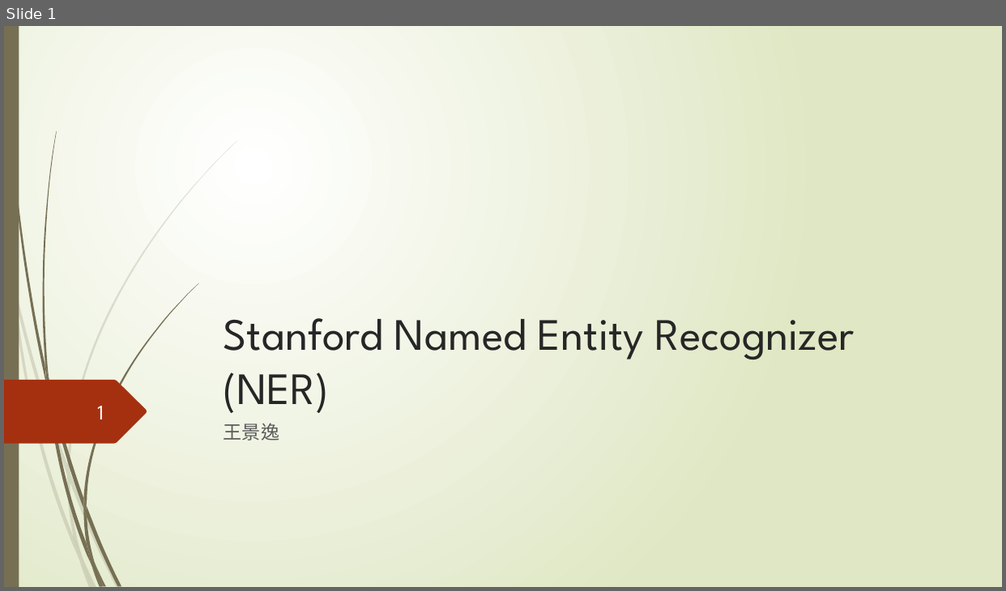
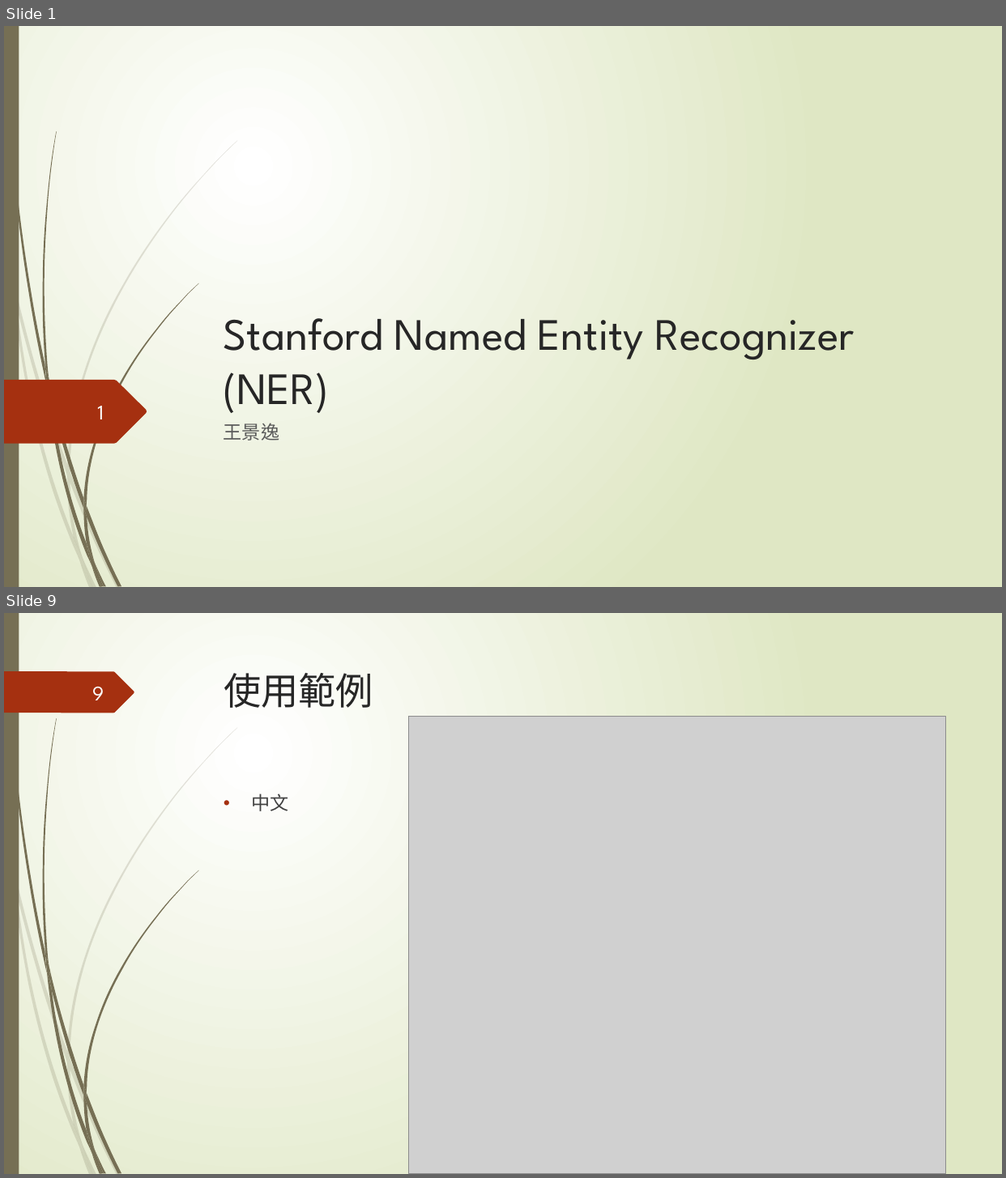
Before and after one commit to kather0912888/PPT, a slide deck: stanford ner.pptx. Shown one above the other, each under a label of ours: slide 1 before the commit, slides 1 and 9 after it; the slides between them are not shown. The pictures are 1006x591 and 1006x1178 pixels, drawn with LibreOffice and Linux fonts; fonts in the diff are those of the drawing; grey boxes stand for pictures. Boxes give left, top, right and bottom in pixels: in the first picture for what was removed or moved away, otherwise in the second. Text is boxed around its words. In the diff, an @@ line names an element or a change of style, - is before the commit and + after.

Commit message:
未包含程式化跟中文執行結果

```diff
--- a/stanford ner.pptx
+++ b/stanford ner.pptx
@@ slide 9 added at (x1=4, y1=613, x2=1002, y2=1174), background gradient #FFFFFF to #DFE8C4; not listed: 23 template elements that a slide beside it also shows @@
@@ freeform shape added at (x1=4, y1=671, x2=134, y2=713), fill #A53010 @@
@@ title added at (x1=224, y1=673, x2=373, y2=708), 36 pt, text #262626 @@
+使用範例
@@ page number added at (x1=92, y1=687, x2=104, y2=700), 20 pt, text #FEFFFF @@
+9
@@ picture added at (x1=408, y1=717, x2=946, y2=1174) @@
@@ text added at (x1=252, y1=794, x2=289, y2=811), 18 pt, text #404040 @@
+• 中文
```
Also in this commit, not shown: 5 slides changed, 8 other slides added, 2 slides removed.
